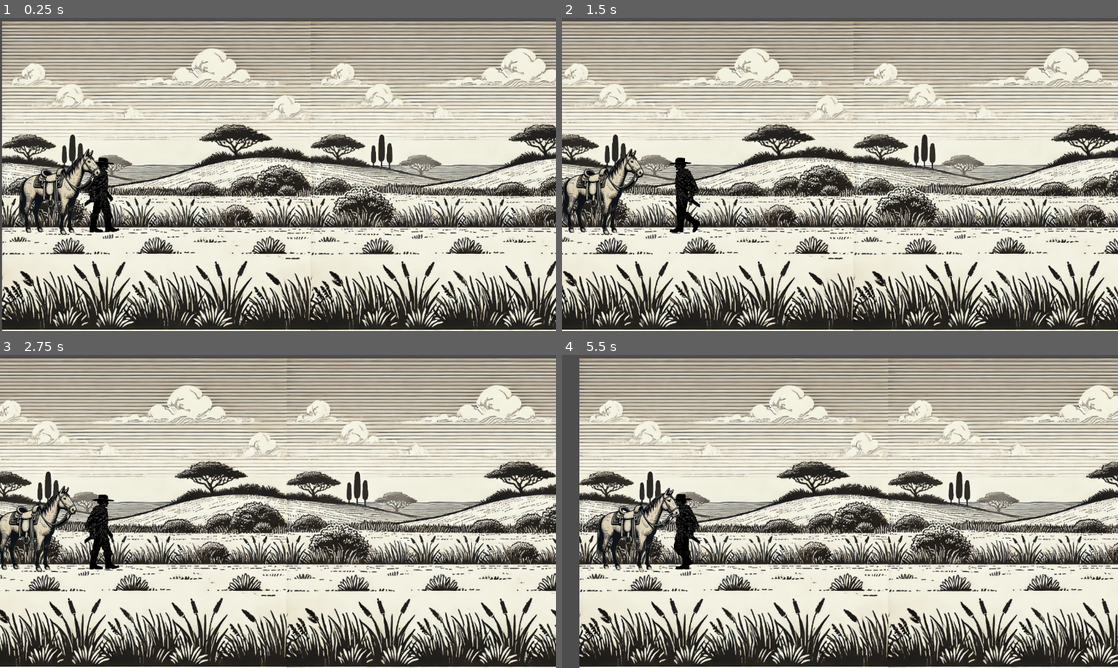
Above: before the commit, frames 1-4 (two rows, left to right).
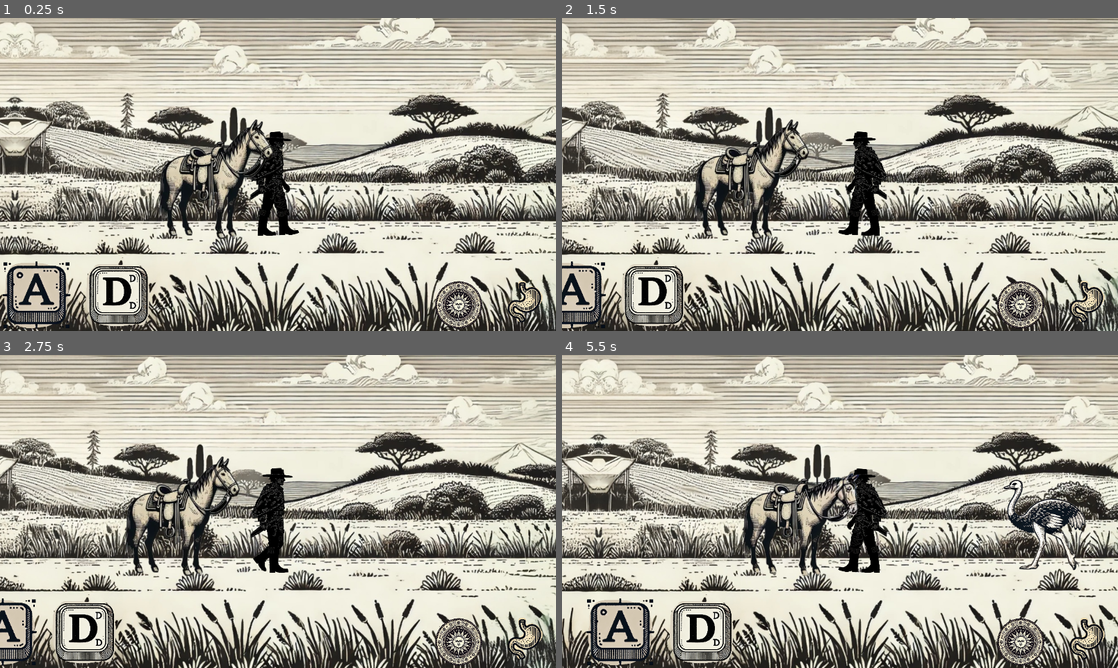
Above: after the commit, the same moments.

Repository: joacoague15/de-fierro
Game: Godot game, scene res://scenes/house.tscn
Same seed, same stepped clock (60 frames per second), same inputs: the game is played once before the commit and once after it.
Inputs:
- Up to frame 1 (0.25 s): no input
- Up to frame 2 (1.5 s): tap Enter at 0.5 s; hold D (move_right) 0.53-1.28 s; tap E (interact) at 0.6, 1.35 s; hold A (move_left) from 1.28 s (still down)
- Up to frame 3 (2.75 s): release A (move_left) at 2.03 s; hold D (move_right) from 2.03 s (still down); tap E (interact) at 2.1 s
- Up to frame 4 (5.5 s): tap E (interact) every 0.75 s from 2.85 to 5.1 s; release D (move_right) at 3.53 s; hold A (move_left) from 3.53 s (still down)

The runs differ from the first frame. In frame 1, 65% of the frame differs, in the area x 0-100%, y 0-100%; in frame 2, 65%; in frame 3, 65%; in frame 4, 66%.

Commit message:
Added animations, music, sound effects and icons

Diff:
--- a/scenes/house.tscn
+++ b/scenes/house.tscn
@@ -1,11 +1,12 @@
-[gd_scene load_steps=77 format=3 uid="uid://23375gdktrf3"]
-
-[ext_resource type="Texture2D" uid="uid://broul5cj6rrbk" path="res://images/wall1.webp" id="1_guig8"]
+[gd_scene load_steps=105 format=3 uid="uid://23375gdktrf3"]
+
+[ext_resource type="Texture2D" uid="uid://cw1thtf1fycrg" path="res://images/environment/Pampa.jpeg" id="1_1mvgs"]
 [ext_resource type="Script" path="res://scripts/player.gd" id="2_0ps76"]
-[ext_resource type="Texture2D" uid="uid://nw071wpwo0ye" path="res://images/Pampa1.webp" id="4_120t6"]
 [ext_resource type="Texture2D" uid="uid://uahm7kte0wbs" path="res://images/sprite_sheets/gaucho_walking/frame1.png" id="4_gtwgj"]
+[ext_resource type="Texture2D" uid="uid://ctc44komt5g8j" path="res://images/statuses/Hunger.png" id="4_yufm3"]
 [ext_resource type="Script" path="res://scripts/horse.gd" id="5_00a7k"]
 [ext_resource type="Texture2D" uid="uid://dsemjodahn82k" path="res://images/sprite_sheets/gaucho_walking/frame2.png" id="5_jhfex"]
+[ext_resource type="Texture2D" uid="uid://bbksdeg1yxc0q" path="res://images/statuses/Money.png" id="5_uw3x2"]
 [ext_resource type="Texture2D" uid="uid://m82hm1mbi38i" path="res://images/sprite_sheets/gaucho_walking/frame3.png" id="6_vo2bv"]
 [ext_resource type="Texture2D" uid="uid://6h0k04fqtdmt" path="res://images/sprite_sheets/gaucho_walking/frame4.png" id="7_707o0"]
 [ext_resource type="Texture2D" uid="uid://fsfefrib0acl" path="res://images/sprite_sheets/gaucho_walking/frame5.png" id="8_jbt33"]
@@ -59,6 +60,7 @@
 [ext_resource type="Texture2D" uid="uid://dfxrappix0qlo" path="res://images/sprite_sheets/horse/idle_2/frame1.png" id="38_r8d2q"]
 [ext_resource type="Texture2D" uid="uid://cu2v2u7yil3a5" path="res://images/sprite_sheets/horse/idle_2/frame2.png" id="39_nteju"]
 [ext_resource type="Texture2D" uid="uid://dtyyhl80332kn" path="res://images/sprite_sheets/horse/idle_2/frame3.png" id="40_ihmgq"]
+[ext_resource type="AudioStream" uid="uid://wjqgs1lepi80" path="res://audio/player/footstep1.ogg" id="41_3xa8d"]
 [ext_resource type="Texture2D" uid="uid://cotd6tlgcptc7" path="res://images/sprite_sheets/horse/idle_2/frame4.png" id="41_xf3qc"]
 [ext_resource type="Texture2D" uid="uid://bbte1vwlxcc0p" path="res://images/sprite_sheets/horse/idle_2/frame5.png" id="42_jnmmb"]
 [ext_resource type="Texture2D" uid="uid://bhojl3ecnvrtk" path="res://images/sprite_sheets/horse/idle_2/frame6.png" id="43_sl6mp"]
@@ -71,6 +73,31 @@
 [ext_resource type="Texture2D" uid="uid://b01hqg4fsqsyw" path="res://images/sprite_sheets/horse/idle_2/frame13.png" id="50_e774o"]
 [ext_resource type="Texture2D" uid="uid://dl05mbthrw4lv" path="res://images/sprite_sheets/horse/idle_2/frame14.png" id="51_etjff"]
 [ext_resource type="Texture2D" uid="uid://dwf368f6ptvho" path="res://images/sprite_sheets/horse/idle_2/frame15.png" id="52_q6beg"]
+[ext_resource type="AudioStream" uid="uid://dl3yrla45fyaj" path="res://audio/horse/horse_snort_1.ogg" id="73_5hb2x"]
+[ext_resource type="AudioStream" uid="uid://haqljfap2si8" path="res://audio/environment/environment_sounds_1.ogg" id="73_x66eo"]
+[ext_resource type="Texture2D" uid="uid://b678cutyskh7d" path="res://images/controls/Letter_A.png" id="75_xgswg"]
+[ext_resource type="Texture2D" uid="uid://v8dbhisdersp" path="res://images/controls/Letter_D.png" id="76_ejhx0"]
+[ext_resource type="Script" path="res://scripts/ostrich.gd" id="78_hk1r7"]
+[ext_resource type="Texture2D" uid="uid://b5o84sld4aqyl" path="res://images/sprite_sheets/ostrich/ostrich_idle/frame1.png" id="78_sk1wn"]
+[ext_resource type="Texture2D" uid="uid://dsdhu5nrnyc24" path="res://images/sprite_sheets/ostrich/ostrich_idle/frame2.png" id="79_btmuw"]
+[ext_resource type="Texture2D" uid="uid://q8kusegafbx5" path="res://images/sprite_sheets/ostrich/ostrich_idle/frame3.png" id="80_6jbxh"]
+[ext_resource type="Texture2D" uid="uid://cjqlqthqotbgr" path="res://images/sprite_sheets/ostrich/ostrich_idle/frame4.png" id="81_ket8v"]
+[ext_resource type="Texture2D" uid="uid://smybo63puuvl" path="res://images/sprite_sheets/ostrich/ostrich_idle/frame5.png" id="82_onqhe"]
+[ext_resource type="Texture2D" uid="uid://fwup1oh4uame" path="res://images/sprite_sheets/ostrich/ostrich_idle/frame6.png" id="83_lj3fc"]
+[ext_resource type="Texture2D" uid="uid://sifjckbpok0s" path="res://images/sprite_sheets/ostrich/ostrich_idle/frame7.png" id="84_4v2ig"]
+[ext_resource type="Texture2D" uid="uid://gh326r2mxkxs" path="res://images/sprite_sheets/ostrich/ostrich_idle/frame8.png" id="85_781nf"]
+[ext_resource type="Texture2D" uid="uid://cgmcvptkedv5" path="res://images/sprite_sheets/ostrich/ostrich_walking/frame2.png" id="87_bolmv"]
+[ext_resource type="Texture2D" uid="uid://8uj6omcmjana" path="res://images/sprite_sheets/ostrich/ostrich_walking/frame3.png" id="88_7m2nf"]
+[ext_resource type="Texture2D" uid="uid://y5m4istnoyyh" path="res://images/sprite_sheets/ostrich/ostrich_walking/frame4.png" id="89_w3ukn"]
+[ext_resource type="Texture2D" uid="uid://cvhvlkqfovuva" path="res://images/sprite_sheets/ostrich/ostrich_walking/frame5.png" id="90_umrti"]
+[ext_resource type="Texture2D" uid="uid://x27ahrv2a38t" path="res://images/sprite_sheets/ostrich/ostrich_walking/frame6.png" id="91_grlyt"]
+[ext_resource type="Texture2D" uid="uid://gabu8aauwyjx" path="res://images/sprite_sheets/ostrich/ostrich_walking/frame7.png" id="92_wwn01"]
+[ext_resource type="Texture2D" uid="uid://difqwg14y3h4s" path="res://images/sprite_sheets/ostrich/ostrich_walking/frame8.png" id="93_wgo2u"]
+[ext_resource type="Texture2D" uid="uid://c07kuih6f78w5" path="res://images/sprite_sheets/ostrich/ostrich_walking/frame9.png" id="94_f6di4"]
+[ext_resource type="Texture2D" uid="uid://cgf7pny2f71d7" path="res://images/sprite_sheets/ostrich/ostrich_walking/frame10.png" id="95_dwjti"]
+[ext_resource type="Texture2D" uid="uid://di3jqkni0a7sp" path="res://images/sprite_sheets/ostrich/ostrich_walking/frame11.png" id="96_dg0s0"]
+[ext_resource type="Texture2D" uid="uid://cjqxkh4lewfdx" path="res://images/sprite_sheets/ostrich/ostrich_walking/frame12.png" id="97_vr2fy"]
+[ext_resource type="Texture2D" uid="uid://cf83wbphep5m4" path="res://images/sprite_sheets/ostrich/ostrich_walking/frame13.png" id="98_f4p8g"]
 
 [sub_resource type="RectangleShape2D" id="RectangleShape2D_4bbdy"]
 size = Vector2(17, 39)
@@ -106,7 +133,7 @@
 }],
 "loop": true,
 "name": &"walk",
-"speed": 8.0
+"speed": 12.0
 }]
 
 [sub_resource type="SpriteFrames" id="SpriteFrames_ctqqg"]
@@ -273,7 +300,7 @@
 }],
 "loop": false,
 "name": &"reaction_1",
-"speed": 5.0
+"speed": 12.0
 }, {
 "frames": [{
 "duration": 1.0,
@@ -323,58 +350,119 @@
 }],
 "loop": false,
 "name": &"reaction_2",
-"speed": 5.0
+"speed": 12.0
 }]
 
 [sub_resource type="RectangleShape2D" id="RectangleShape2D_ae15g"]
 size = Vector2(38, 2.5)
 
+[sub_resource type="SpriteFrames" id="SpriteFrames_qjxye"]
+animations = [{
+"frames": [{
+"duration": 1.0,
+"texture": ExtResource("78_sk1wn")
+}, {
+"duration": 1.0,
+"texture": ExtResource("79_btmuw")
+}, {
+"duration": 1.0,
+"texture": ExtResource("80_6jbxh")
+}, {
+"duration": 1.0,
+"texture": ExtResource("81_ket8v")
+}, {
+"duration": 1.0,
+"texture": ExtResource("82_onqhe")
+}, {
+"duration": 1.0,
+"texture": ExtResource("83_lj3fc")
+}, {
+"duration": 1.0,
+"texture": ExtResource("84_4v2ig")
+}, {
+"duration": 1.0,
+"texture": ExtResource("85_781nf")
+}],
+"loop": true,
+"name": &"idle",
+"speed": 12.0
+}, {
+"frames": [{
+"duration": 1.0,
+"texture": ExtResource("87_bolmv")
+}, {
+"duration": 1.0,
+"texture": ExtResource("88_7m2nf")
+}, {
+"duration": 1.0,
+"texture": ExtResource("89_w3ukn")
+}, {
+"duration": 1.0,
+"texture": ExtResource("90_umrti")
+}, {
+"duration": 1.0,
+"texture": ExtResource("91_grlyt")
+}, {
+"duration": 1.0,
+"texture": ExtResource("92_wwn01")
+}, {
+"duration": 1.0,
+"texture": ExtResource("93_wgo2u")
+}, {
+"duration": 1.0,
+"texture": ExtResource("94_f6di4")
+}, {
+"duration": 1.0,
+"texture": ExtResource("95_dwjti")
+}, {
+"duration": 1.0,
+"texture": ExtResource("96_dg0s0")
+}, {
+"duration": 1.0,
+"texture": ExtResource("97_vr2fy")
+}, {
+"duration": 1.0,
+"texture": ExtResource("98_f4p8g")
+}],
+"loop": true,
+"name": &"walk",
+"speed": 12.0
+}]
+
 [node name="Node2D" type="Node2D"]
 
-[node name="Wall1" type="Sprite2D" parent="."]
-position = Vector2(117, 542)
-scale = Vector2(0.25, 0.25)
-texture = ExtResource("1_guig8")
-
-[node name="Wall2" type="Sprite2D" parent="."]
-position = Vector2(369, 542)
-scale = Vector2(0.25, 0.25)
-texture = ExtResource("1_guig8")
-
-[node name="Wall3" type="Sprite2D" parent="."]
-position = Vector2(625, 542)
-scale = Vector2(0.25, 0.25)
-texture = ExtResource("1_guig8")
+[node name="Pampa0" type="Sprite2D" parent="."]
+position = Vector2(-188, 303)
+scale = Vector2(0.173828, 0.173828)
+texture = ExtResource("1_1mvgs")
+flip_h = true
 
 [node name="Pampa1" type="Sprite2D" parent="."]
 position = Vector2(90, 303)
 scale = Vector2(0.173828, 0.173828)
-texture = ExtResource("4_120t6")
+texture = ExtResource("1_1mvgs")
 
 [node name="Pampa2" type="Sprite2D" parent="."]
-position = Vector2(268, 303)
-scale = Vector2(0.174, 0.174)
-texture = ExtResource("4_120t6")
+position = Vector2(368, 303)
+scale = Vector2(0.173828, 0.173828)
+texture = ExtResource("1_1mvgs")
+flip_h = true
 
 [node name="Pampa3" type="Sprite2D" parent="."]
-position = Vector2(446, 303)
-scale = Vector2(0.174, 0.174)
-texture = ExtResource("4_120t6")
+position = Vector2(646, 303)
+scale = Vector2(0.173828, 0.173828)
+texture = ExtResource("1_1mvgs")
 
 [node name="Pampa4" type="Sprite2D" parent="."]
-position = Vector2(622, 303)
-scale = Vector2(0.174, 0.174)
-texture = ExtResource("4_120t6")
+position = Vector2(924, 303)
+scale = Vector2(0.173828, 0.173828)
+texture = ExtResource("1_1mvgs")
+flip_h = true
 
 [node name="Pampa5" type="Sprite2D" parent="."]
-position = Vector2(797, 303)
-scale = Vector2(0.174, 0.174)
-texture = ExtResource("4_120t6")
-
-[node name="Pampa6" type="Sprite2D" parent="."]
-position = Vector2(975, 303)
-scale = Vector2(0.174, 0.174)
-texture = ExtResource("4_120t6")
+position = Vector2(1202, 303)
+scale = Vector2(0.173828, 0.173828)
+texture = ExtResource("1_1mvgs")
 
 [node name="Player" type="Node2D" parent="."]
 script = ExtResource("2_0ps76")
@@ -386,22 +474,40 @@
 shape = SubResource("RectangleShape2D_4bbdy")
 
 [node name="Camera2D" type="Camera2D" parent="Player"]
-offset = Vector2(160, 302)
-zoom = Vector2(3.6, 3.6)
+offset = Vector2(60, 310)
+zoom = Vector2(5, 5)
+
+[node name="HungerIcon" type="Sprite2D" parent="Player/Camera2D"]
+position = Vector2(162, 364)
+scale = Vector2(0.025, 0.025)
+texture = ExtResource("4_yufm3")
+
+[node name="MoneyIcon" type="Sprite2D" parent="Player/Camera2D"]
+position = Vector2(135, 364)
+scale = Vector2(0.022, 0.022)
+texture = ExtResource("5_uw3x2")
 
 [node name="PlayerAnimatedSprite2D" type="AnimatedSprite2D" parent="Player"]
 position = Vector2(64, 314)
 scale = Vector2(0.04, 0.04)
 sprite_frames = SubResource("SpriteFrames_4xwvc")
-animation = &"idle"
+animation = &"walk"
+frame_progress = 0.592172
 
 [node name="PlayerMountedAnimatedSprite2D" type="AnimatedSprite2D" parent="Player"]
 visible = false
-position = Vector2(73, 309)
-scale = Vector2(0.055, 0.055)
+position = Vector2(73, 307)
+scale = Vector2(0.068, 0.068)
 sprite_frames = SubResource("SpriteFrames_ctqqg")
 animation = &"mounted_idle"
 flip_h = true
+
+[node name="FootstepAudioStreamPlayer2D" type="AudioStreamPlayer2D" parent="Player"]
+stream = ExtResource("41_3xa8d")
+
+[node name="FootstepTimer" type="Timer" parent="Player"]
+wait_time = 0.4
+one_shot = true
 
 [node name="Horse" type="Node2D" parent="."]
 script = ExtResource("5_00a7k")
@@ -410,7 +516,9 @@
 position = Vector2(33, 312)
 scale = Vector2(0.13, 0.13)
 sprite_frames = SubResource("SpriteFrames_8gkaa")
-animation = &"idle"
+animation = &"reaction_2"
+frame = 14
+frame_progress = 1.0
 flip_h = true
 
 [node name="HorseArea2D" type="Area2D" parent="Horse"]
@@ -420,9 +528,40 @@
 shape = SubResource("RectangleShape2D_ae15g")
 
 [node name="ReactionTimer" type="Timer" parent="Horse"]
+
+[node name="SnortAudioStreamPlayer2D" type="AudioStreamPlayer2D" parent="Horse"]
+stream = ExtResource("73_5hb2x")
+
+[node name="Environment" type="AudioStreamPlayer2D" parent="."]
+stream = ExtResource("73_x66eo")
+autoplay = true
+
+[node name="LetterA" type="Sprite2D" parent="."]
+position = Vector2(-40, 360)
+scale = Vector2(0.04, 0.04)
+texture = ExtResource("75_xgswg")
+
+[node name="LetterD" type="Sprite2D" parent="."]
+position = Vector2(-6, 360)
+scale = Vector2(0.032, 0.032)
+texture = ExtResource("76_ejhx0")
+
+[node name="Ostrich" type="Node2D" parent="."]
+script = ExtResource("78_hk1r7")
+
+[node name="OstrichAnimatedSprite2D" type="AnimatedSprite2D" parent="Ostrich"]
+position = Vector2(210, 316)
+scale = Vector2(0.035, 0.035)
+sprite_frames = SubResource("SpriteFrames_qjxye")
+animation = &"idle"
+frame_progress = 0.0682236
+flip_h = true
+
+[node name="OstrichTimer" type="Timer" parent="Ostrich"]
 
 [connection signal="area_entered" from="Player/PlayerArea2D" to="Player" method="_on_player_area_2d_area_entered"]
 [connection signal="area_exited" from="Player/PlayerArea2D" to="Player" method="_on_player_area_2d_area_exited"]
 [connection signal="area_entered" from="Horse/HorseArea2D" to="Horse" method="_on_area_2d_area_entered"]
 [connection signal="area_exited" from="Horse/HorseArea2D" to="Horse" method="_on_area_2d_area_exited"]
 [connection signal="timeout" from="Horse/ReactionTimer" to="Horse" method="_on_reaction_timer_timeout"]
+[connection signal="timeout" from="Ostrich/OstrichTimer" to="Ostrich" method="_on_ostrich_timer_timeout"]
--- a/scripts/horse.gd
+++ b/scripts/horse.gd
@@ -2,11 +2,19 @@
 
 @onready var horse_animated_sprite = $HorseAnimatedSprite2D
 @onready var reaction_timer = $ReactionTimer  # A Timer node added to the horse
+@onready var snort_audio = $SnortAudioStreamPlayer2D
 
 # Constants for animations
 const ANIM_IDLE = "idle"
 const ANIM_REACTION_1 = "reaction_1"
 const ANIM_REACTION_2 = "reaction_2"
+
+var snort_sounds = [
+	preload("res://audio/horse/horse_snort_1.ogg"),
+	preload("res://audio/horse/horse_snort_2.ogg"),
+	preload("res://audio/horse/horse_snort_3.ogg"),
+	preload("res://audio/horse/horse_snort_4.ogg"),
+]
 
 func _ready():
 	# Ensure the horse starts in idle animation
@@ -21,6 +29,8 @@
 	var reaction = ANIM_REACTION_1
 	if randi() % 2 == 0:
 		reaction = ANIM_REACTION_2
+	snort_audio.stream = snort_sounds[randi() % snort_sounds.size()]
+	snort_audio.play()
 	horse_animated_sprite.play(reaction)
 
 	# Wait for the reaction animation to finish, then return to idle
--- /dev/null
+++ b/scripts/ostrich.gd
@@ -0,0 +1,46 @@
+extends Node2D
+
+@onready var ostrich_animated_sprite = $OstrichAnimatedSprite2D
+@onready var ostrich_timer = $OstrichTimer  # Timer node to control intervals
+
+# Constants for animations
+const ANIM_IDLE = "idle"
+const ANIM_WALK = "walk"
+
+# Movement settings
+var walk_distance = 100
+var walk_speed = 50
+var is_moving = false
+var direction = Vector2(1, 0)
+
+func _ready():
+	ostrich_animated_sprite.play(ANIM_IDLE)
+
+	ostrich_timer.wait_time = randf_range(3.0, 7.0)
+	ostrich_timer.start()
+
+func _process(delta):
+	if is_moving:
+		position += direction * walk_speed * delta
+		walk_distance -= walk_speed * delta
+
+		if walk_distance <= 0:
+			is_moving = false
+			walk_distance = randi_range(50, 120)
+			ostrich_animated_sprite.play(ANIM_IDLE)
+
+			ostrich_timer.wait_time = randf_range(3.0, 7.0)
+			ostrich_timer.start()
+
+func _on_ostrich_timer_timeout():
+	var random_dir
+	if randi() % 2 == 0:
+		random_dir = 1
+	else:
+		random_dir = -1
+	direction = Vector2(random_dir, 0)
+
+	ostrich_animated_sprite.flip_h = (direction.x == 1)
+
+	is_moving = true
+	ostrich_animated_sprite.play(ANIM_WALK)
--- a/scripts/player.gd
+++ b/scripts/player.gd
@@ -1,9 +1,9 @@
 extends Node2D
 
 const WALK_SPEED = 20
-const RUN_SPEED = 25
+const RUN_SPEED = 30
 const MOUNTED_WALK_SPEED = 40
-const MOUNTED_RUN_SPEED = 120
+const MOUNTED_RUN_SPEED = 60
 
 # Node references
 @onready var player_animated_sprite = $PlayerAnimatedSprite2D
@@ -15,10 +15,19 @@
 @onready var player_mounted_texture = preload("res://images/PlayerMounted.png")
 @onready var player_idle_texture = preload("res://images/sprite_sheets/gaucho_walking/frame6.png")
 
+# Footsteps
+@onready var footstep_audio = $FootstepAudioStreamPlayer2D
+@onready var footstep_timer = $FootstepTimer
+
 # State variables
 var current_speed = WALK_SPEED
 var mounted = false
 var horse_in_area = false
+
+var footstep_sounds = [
+	preload("res://audio/player/footstep1.ogg"),
+	preload("res://audio/player/footstep2.ogg"),
+]
 
 # Main game loop
 func _process(delta):
@@ -58,6 +67,11 @@
 			player_mounted_animated_sprite.play("mounted_walk")
 		else:
 			player_animated_sprite.play("walk")
+
+		if footstep_timer.is_stopped():
+			footstep_audio.stream = footstep_sounds[randi() % footstep_sounds.size()]
+			footstep_audio.play()
+			footstep_timer.start(0.8)
 	else:
 		if mounted:
 			player_mounted_animated_sprite.play("mounted_idle")
Not shown, added: audio/environment/environment_sounds_1.ogg.import
Not shown, added: audio/horse/horse_snort_1.ogg.import
Not shown, added: audio/horse/horse_snort_2.ogg.import
Not shown, added: audio/horse/horse_snort_3.ogg.import
Not shown, added: audio/horse/horse_snort_4.ogg.import
Not shown, added: audio/player/footstep1.ogg.import
Not shown, added: audio/player/footstep2.ogg.import
Binary file removed: images/Pampa1.webp
Binary file added: images/controls/Letter_A.png
Not shown, added: images/controls/Letter_A.png.import
Binary file added: images/controls/Letter_D.png
Not shown, added: images/controls/Letter_D.png.import
(and 66 more such lines)
